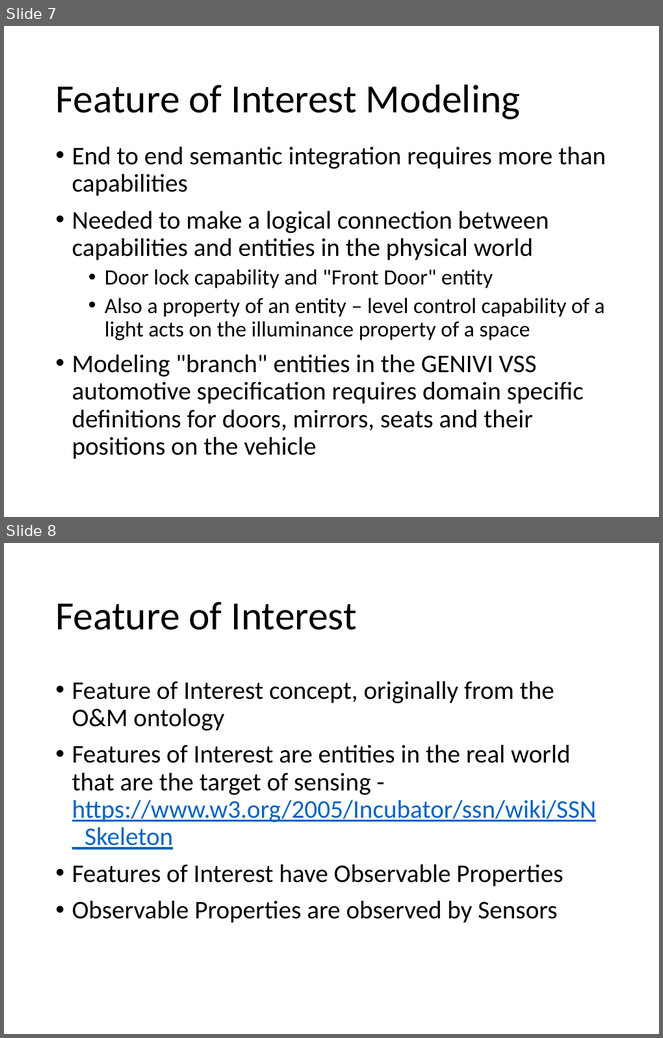
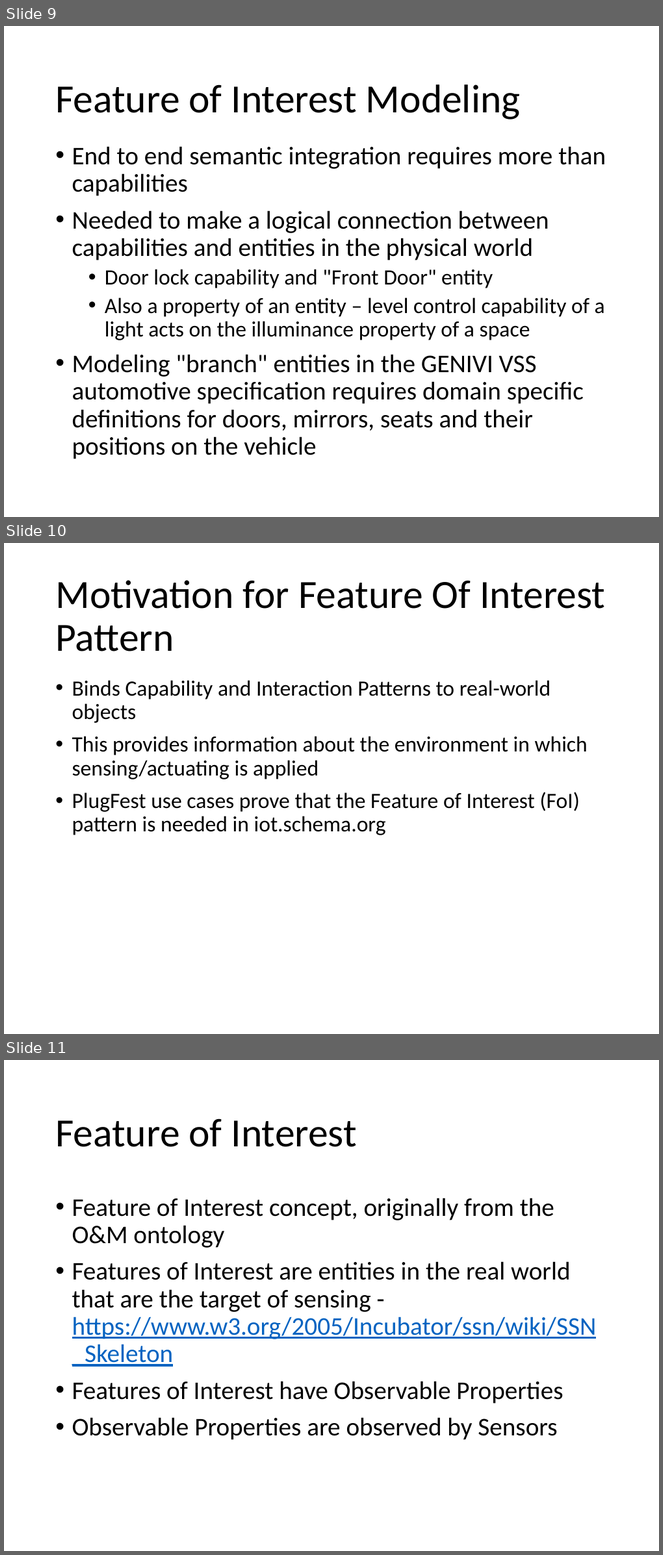
Before and after one commit to iot-schema-collab/teleconferences, a slide deck: iot.schema.org-19042018.pptx. Shown one above the other, each under a label of ours: slides 7 and 8 before the commit, slides 9, 10 and 11 after it. The pictures are 663x1038 and 663x1555 pixels, drawn with LibreOffice and Linux fonts; fonts in the diff are those of the drawing. Boxes give left, top, right and bottom in pixels: in the first picture for what was removed or moved away, otherwise in the second. Text is boxed around its words. In the diff, an @@ line names an element or a change of style, - is before the commit and + after.

Commit message:
Added a proposal for use of RDF Shape Constraints into iot.schema.org. Also added a proposal for introducing the Feature of Interest into iot.schema.org, together with the integration with SSN/SOSA and W3C WoT Thing Description model.

```diff
--- a/iot.schema.org-19042018.pptx
+++ b/iot.schema.org-19042018.pptx
@@ slide 10 added at <box>4,543,659,1034</box>, background #FFFFFF @@
@@ title added at <box>55,580,605,652</box>, 44 pt, text #000000 @@
+Motivation for Feature Of Interest Pattern
@@ text added at <box>72,680,588,835</box>, 24 pt, text #000000 @@
+• Binds Capability and Interaction Patterns to real-world objects
+• This provides information about the environment in which sensing/actuating is applied
+• PlugFest use cases prove that the Feature of Interest (FoI) pattern is needed in iot.schema.org
@@ what was slide 7 is now slide 9 @@
@@ what was slide 8 is now slide 11 @@
```
Also in this commit, not shown: 9 other slides added, 1 other file.
